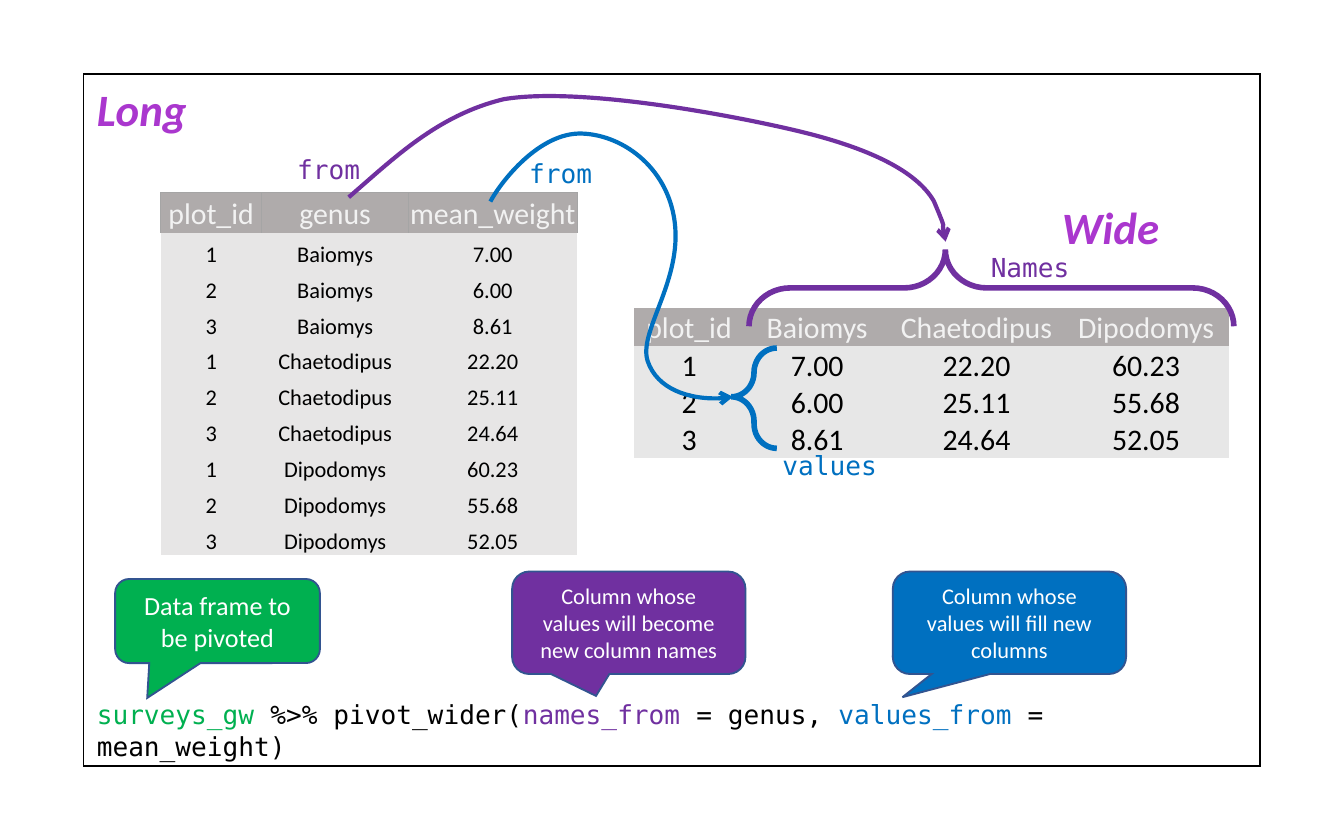
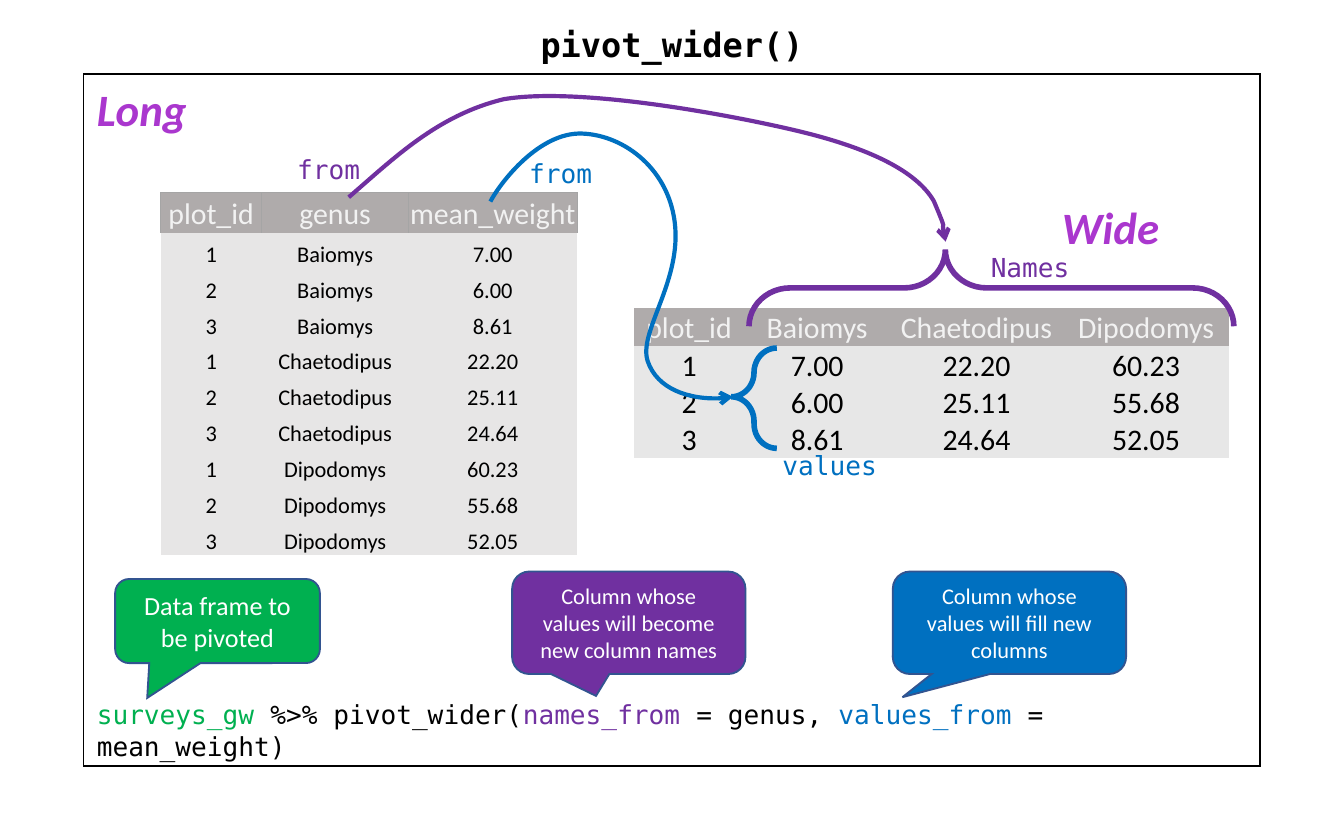
Before and after one commit to bios2/R-ecology-lesson, a slide deck: slide 1 of img/pivot_wider_diagram.pptx. Drawn at 1344x840 pixels with LibreOffice and Linux fonts; fonts in the diff are those of the drawing. Boxes give left, top, right and bottom in pixels: in the first picture for what was removed or moved away, otherwise in the second. Text is boxed around its words. In the diff, an @@ line names an element or a change of style, - is before the commit and + after.

```diff
--- a/img/pivot_wider_diagram.pptx
+++ b/img/pivot_wider_diagram.pptx
@@ text added at (541, 29, 804, 64), 18 pt, text #000000, bold @@
+pivot_wider()
```
Also in this commit, not shown: 3 other files.
